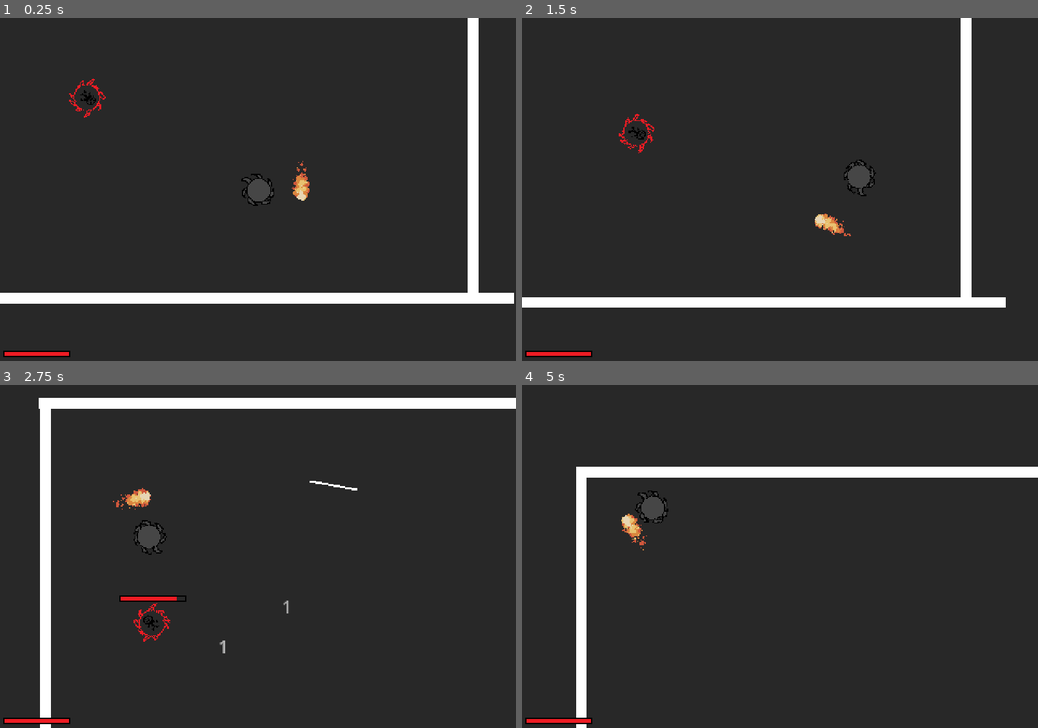
Above: before the commit, frames 1-4 (two rows, left to right).
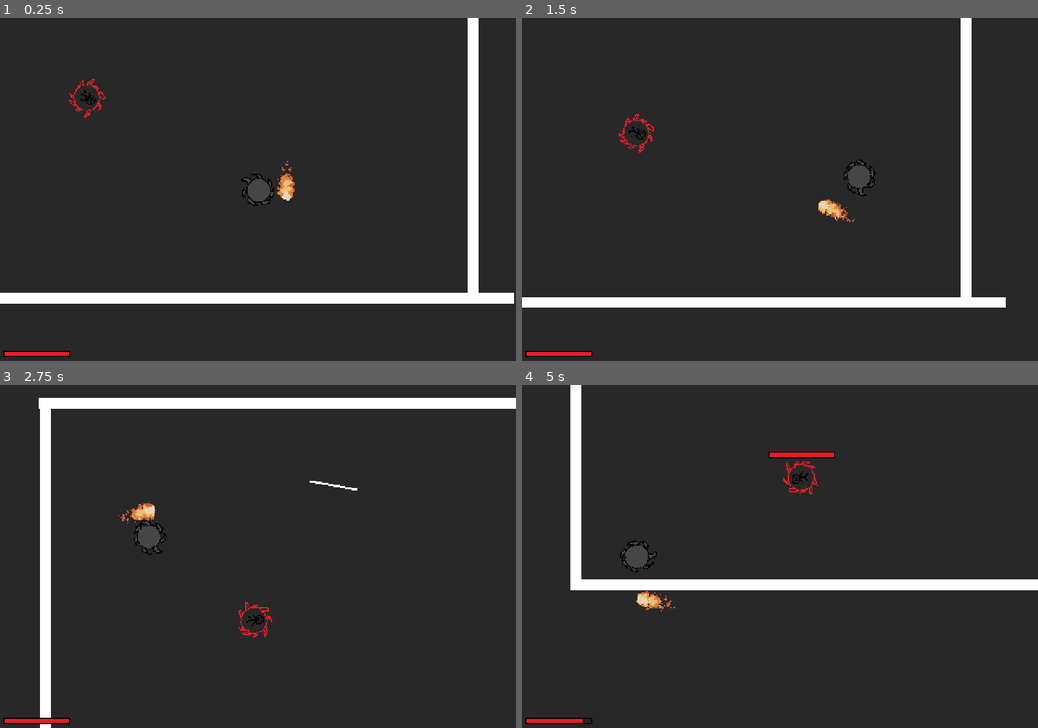
Above: after the commit, the same moments.

Repository: deltea/brj-2025
Game: Godot game, scene res://rooms/levels/test_level.tscn
The game is run twice, just before and just after one commit, with the same random seed, the same clock (stepped at 60 frames per second) and the same inputs.
Inputs (mouse positions are in pixels of both pictures, inside the frame that each line leads up to):
- Up to frame 1 (0.25 s): no input
- Up to frame 2 (1.5 s): move the mouse to (893, 172) at 0.52 s; press the mouse at (893, 172) at 0.53 s; move the mouse to (676, 206) at 1.27 s; release the mouse at (676, 206) at 1.28 s; click (676, 206) at 1.35 s
- Up to frame 3 (2.75 s): move the mouse to (309, 481) at 2.02 s; press the mouse at (309, 481) at 2.03 s
- Up to frame 4 (5 s): move the mouse to (754, 625) at 2.77 s; release the mouse at (754, 625) at 2.78 s; click (754, 625) at 2.85 s; move the mouse to (934, 607) at 3.52 s; press the mouse at (934, 607) at 3.53 s; move the mouse to (625, 505) at 4.27 s; release the mouse at (625, 505) at 4.28 s; click (625, 505) at 4.35 s

The runs differ from the first frame. In frame 1, 0.4% of the frame differs, in the area x 53-60%, y 41-54%; in frame 2, 0.4%; in frame 3, 1.0%; in frame 4, 9.2%, in the area x 9-100%, y 0-100%.
Error after the commit: Trying to assign value of type 'Nil' to a variable of type 'float'. (res://scripts/entity.gd:20)

Commit message:
- Added diamater parameter - Added BossSpawn Class - Added add_item function Created fire mini and state, Started fire boss and its states

Diff:
--- a/rooms/levels/test_level.tscn
+++ b/rooms/levels/test_level.tscn
@@ -12,12 +12,18 @@
 [node name="Player" parent="." index="0" instance=ExtResource("2_av0wu")]
 z_index = 5
 position = Vector2(275, 213)
+slow_down_factor = 0.1
+bounce_strength = 1.0
+angular_speed = 0.1
+init_health = 100
+health = 0.0
+damage = 10.0
+diamater = 32.0
 
 [node name="Example Item" parent="Player" index="4" instance=ExtResource("3_npjtm")]
 position = Vector2(7, -24)
 collision_layer = 1
 rotation_speed_mult = 0.1
-radius = 40.045
 
 [node name="TestWall" parent="." index="1" instance=ExtResource("3_qdcyq")]
 position = Vector2(5, 0)
--- a/scenes/Items/item.gd
+++ b/scenes/Items/item.gd
@@ -1,10 +1,13 @@
 extends RigidBody2D
 class_name VisibleItem;
 
-@onready var parent : RigidBody2D = get_parent();
-@export var radius : float = 20;
+
+@export var radius_increase : float = 10;
 @export var rotation_speed_mult = 1.0;
 @export var move_speed = 100;
+
+@onready var parent : Entity = get_parent();
+@onready var radius = (parent.diamater/2) + radius_increase;
 
 var time_elapsed = 	0;
 
--- /dev/null
+++ b/scenes/enemies/Bosses/Boss.tscn
@@ -0,0 +1,13 @@
+[gd_scene load_steps=3 format=3 uid="uid://dwblthyreff46"]
+
+[ext_resource type="PackedScene" uid="uid://dxsim87luwpwc" path="res://scenes/enemies/enemy.tscn" id="1_us03r"]
+[ext_resource type="Script" path="res://scenes/enemies/Bosses/boss.gd" id="2_kcrrw"]
+
+[node name="Boss" instance=ExtResource("1_us03r")]
+script = ExtResource("2_kcrrw")
+bounce_strength = null
+angular_speed = null
+init_health = null
+health = null
+damage = null
+diamater = null
--- /dev/null
+++ b/scenes/enemies/Bosses/FireBoss/Fire_boss.tscn
@@ -0,0 +1,5 @@
+[gd_scene load_steps=2 format=3 uid="uid://5p2imapuoolk"]
+
+[ext_resource type="PackedScene" uid="uid://dwblthyreff46" path="res://scenes/enemies/Bosses/Boss.tscn" id="1_34tu1"]
+
+[node name="Fire Boss" instance=ExtResource("1_34tu1")]
--- /dev/null
+++ b/scenes/enemies/Bosses/FireBoss/fire_mini.tscn
@@ -0,0 +1,13 @@
+[gd_scene load_steps=3 format=3 uid="uid://d4bpo4o8k6fif"]
+
+[ext_resource type="PackedScene" uid="uid://car3vtpbyx2y6" path="res://scenes/enemies/Bosses/boss_spawn.tscn" id="1_gtilt"]
+[ext_resource type="Script" path="res://scripts/states/Boss States/Fire Boss/MiniCharge.gd" id="2_uvak7"]
+
+[node name="Fire Mini" instance=ExtResource("1_gtilt")]
+
+[node name="State Machine" parent="." index="0" node_paths=PackedStringArray("initial_state")]
+initial_state = NodePath("MiniCharge")
+
+[node name="MiniCharge" type="Node" parent="State Machine" index="0" node_paths=PackedStringArray("mini_blade")]
+script = ExtResource("2_uvak7")
+mini_blade = NodePath("../..")
--- /dev/null
+++ b/scenes/enemies/Bosses/boss.gd
@@ -0,0 +1,5 @@
+extends Enemy
+
+func _ready() -> void:
+	super._ready();
+	RoomManager.current_room.boss = self;
--- /dev/null
+++ b/scenes/enemies/Bosses/boss_spawn.gd
@@ -0,0 +1,4 @@
+extends Enemy
+class_name BossSpawn;
+
+@export var boss : Enemy;
--- /dev/null
+++ b/scenes/enemies/Bosses/boss_spawn.tscn
@@ -0,0 +1,13 @@
+[gd_scene load_steps=3 format=3 uid="uid://car3vtpbyx2y6"]
+
+[ext_resource type="PackedScene" uid="uid://dxsim87luwpwc" path="res://scenes/enemies/enemy.tscn" id="1_oyaux"]
+[ext_resource type="Script" path="res://scenes/enemies/Bosses/boss_spawn.gd" id="2_24fli"]
+
+[node name="Boss Spawn" instance=ExtResource("1_oyaux")]
+script = ExtResource("2_24fli")
+bounce_strength = 1.0
+angular_speed = 0.1
+init_health = 100
+health = 0.0
+damage = 10.0
+diamater = 32.0
--- a/scenes/enemies/enemy.tscn
+++ b/scenes/enemies/enemy.tscn
@@ -7,11 +7,19 @@
 collision_layer = 8
 collision_mask = 2147483663
 script = ExtResource("1_1h43w")
+bounce_strength = null
+angular_speed = null
+init_health = null
+health = null
+damage = null
+diamater = null
 
 [node name="State Machine" type="Node" parent="."]
 script = ExtResource("2_uhek4")
 
 [node name="Modifiers" type="Node" parent="."]
+
+[node name="Items" type="Node" parent="."]
 
 [node name="CollisionShape2D" type="CollisionShape2D" parent="."]
 
--- a/scenes/enemies/example_enemy.tscn
+++ b/scenes/enemies/example_enemy.tscn
@@ -20,7 +20,12 @@
 }]
 
 [node name="Example Enemy" instance=ExtResource("1_krwge")]
+bounce_strength = null
+angular_speed = null
+init_health = null
 health = 100.0
+damage = null
+diamater = null
 
 [node name="State Machine" parent="." index="0" node_paths=PackedStringArray("initial_state")]
 initial_state = NodePath("EnemyIdle")
--- a/scenes/player/player.gd
+++ b/scenes/player/player.gd
@@ -1,14 +1,16 @@
 class_name Player extends Entity
 
 @export var slow_down_factor = 0.1;
+@export var initial_items : Array[VisibleItem] = []
 
 @onready var drag_line = $DragLine;
 
 var drag_start_pos : Vector2;
 
 func _ready():
-	#Such that if I add a ready function, I don't forget this
 	super._ready();
+	for item : VisibleItem in initial_items:
+		add_item(item);
 
 func _enter_tree() -> void:
 	RoomManager.current_room.player = self;
--- a/scenes/player/player.tscn
+++ b/scenes/player/player.tscn
@@ -25,12 +25,15 @@
 [node name="Player" type="RigidBody2D"]
 collision_layer = 2
 collision_mask = 2147483656
-collision_priority = 0.0
 physics_material_override = SubResource("PhysicsMaterial_u1308")
 contact_monitor = true
 max_contacts_reported = 1
 linear_damp = 0.8
 script = ExtResource("1_s4y46")
+
+[node name="Modifiers" type="Node" parent="."]
+
+[node name="Items" type="Node" parent="."]
 
 [node name="Camera" parent="." instance=ExtResource("4_oyx0u")]
 
--- a/scripts/entity.gd
+++ b/scripts/entity.gd
@@ -10,11 +10,17 @@
 @export var init_health = 100;
 @export var health : float;
 @export var damage : float = 10.0;
+@export var diamater : float = 32;
+
 @onready var damage_indicator_scene : PackedScene = load("res://scenes/damage_indicator.tscn");
 @onready var health_bar_scene : PackedScene = load("res://scenes/HUD/enemy_health_bar.tscn");
 
 func _ready():
+	_resize(diamater)
 	health = init_health;
+
+func _physics_process(delta: float) -> void:
+	$AnimatedSprite2D.rotation += linear_velocity.length() * angular_speed * delta;
 
 func take_damage(damage : float, damaging_body : Entity, is_damaging_self : bool = false):
 	#Adds damage indicator
@@ -36,8 +42,50 @@
 	if health <= 0:
 		died.emit();
 
-func _physics_process(delta: float) -> void:
-	$AnimatedSprite2D.rotation += linear_velocity.length() * angular_speed * delta;
+func add_item(item : VisibleItem):
+	if $Items == null:
+		print("No \"Items\" Node")
+		return;
+	var existing_items = $Items.get_children();
+	for existing_item in existing_items:
+		if existing_item.name == item.name:
+			return;
+
+	$Items.add_child(item);
 
 func _on_body_entered(body: Node) -> void:
 	collided.emit(body);
+
+func _resize(target_size : float):
+	var children = get_children();
+	var sprite_node;
+	var collision_node : CollisionShape2D;
+	for child in children:
+		if child is AnimatedSprite2D or child is Sprite2D:
+			sprite_node = child;
+		if child is CollisionShape2D:
+			collision_node = child;
+
+	if sprite_node == null:
+		return
+
+	var sprite_texture : Texture2D = sprite_node.texture if sprite_node is Sprite2D else get_current_frame(sprite_node)
+	if sprite_texture == null:
+		return;
+
+	var texture_size = sprite_texture.get_size()
+	var scale_factor = target_size / texture_size.x
+	scale_factor *= scale.x;
+	var scale_vector = Vector2(scale_factor, scale_factor);
+	sprite_node.scale *= scale_vector
+
+	if collision_node:
+		collision_node.scale *= scale_vector
+
+func get_current_frame(animated_sprite : AnimatedSprite2D) -> Texture2D:
+	var frameIndex: int = animated_sprite.get_frame()
+	var animationName: String = animated_sprite.animation
+	var spriteFrames: SpriteFrames = animated_sprite.get_sprite_frames()
+	var currentTexture: Texture2D = spriteFrames.get_frame_texture(animationName, frameIndex)
+
+	return currentTexture
--- a/scripts/room.gd
+++ b/scripts/room.gd
@@ -2,6 +2,7 @@
 
 var player : Player
 var camera : Camera
+var boss : Enemy;
 
 func _enter_tree() -> void:
 	RoomManager.current_room = self
--- /dev/null
+++ b/scripts/states/Boss States/Fire Boss/BossMinisLaunch.gd
@@ -0,0 +1,6 @@
+extends State
+
+@export var boss : Entity;
+@export var mini_fire_blades : PackedScene;
+
+func Enter():
--- /dev/null
+++ b/scripts/states/Boss States/Fire Boss/BossStill.gd
@@ -0,0 +1,14 @@
+extends State
+class_name FireBossStill;
+
+@export var attacks = [];
+@export var boss : Entity;
+
+@export var attack_interval = 4;
+
+@onready var countdown = attack_interval;
+
+func Process(delta : float):
+	countdown -= delta;
+	if countdown < 0:
+		Transitioned.emit(self, attacks.pick_random());
--- /dev/null
+++ b/scripts/states/Boss States/Fire Boss/MiniCharge.gd
@@ -0,0 +1,22 @@
+extends State;
+class_name MiniCharge;
+
+@export var mini_blade : BossSpawn;
+@export var initial_speed = 120.0;
+@export var goal_speed = 300.0;
+
+var boss : Enemy;
+var player : Player;
+
+func Enter():
+	player = RoomManager.current_room.player;
+	boss = mini_blade.boss;
+
+	var vector_to_player = player.global_position - mini_blade.global_position;
+	vector_to_player = vector_to_player.normalized();
+
+	var vector_away_boss = mini_blade.global_position - boss.global_position;
+	vector_away_boss = vector_away_boss.normalized();
+
+	mini_blade.apply_central_impulse(vector_away_boss * initial_speed);
+	mini_blade.apply_central_impulse(vector_to_player * goal_speed);
--- a/scripts/states/Enemy States/EnemyCharge.gd
+++ b/scripts/states/Enemy States/EnemyCharge.gd
@@ -10,7 +10,6 @@
 @onready var move_speed = 120;
 
 func Enter():
-	print("Going to Charge")
 	player = RoomManager.current_room.player;
 
 func Physics_Update(_delta : float) -> void:
--- a/scripts/states/State.gd
+++ b/scripts/states/State.gd
@@ -1,7 +1,7 @@
 extends Node
 class_name State;
 
-signal Transitioned;
+signal Transitioned(state : State, new_state_name : State);
 
 func Enter():
 	pass
